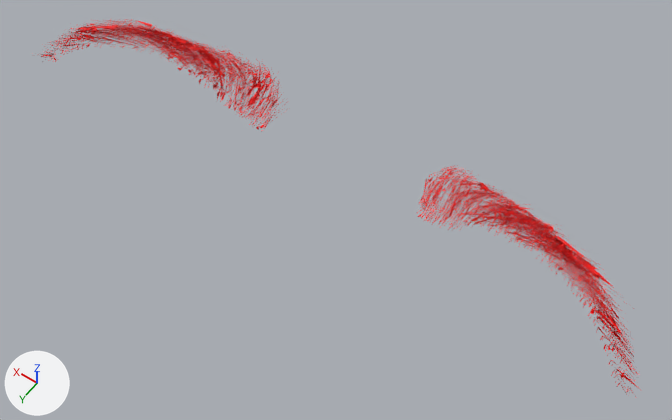
What one commit did to the glTF model tools/yekta-light/assets/heads/brows/mindfront_eyebrows_12_F.glb.
One viewpoint serves both versions: a camera (50 mm lens) standing at (-0.0766, 0.0031, 0.2049) and looking at (-0.0074, -0.0937, 0.0527). The lights are fixed; the arrows at lower left show +X, +Y and +Z. The first picture is the older version. Vertices at exactly the same position are counted once.
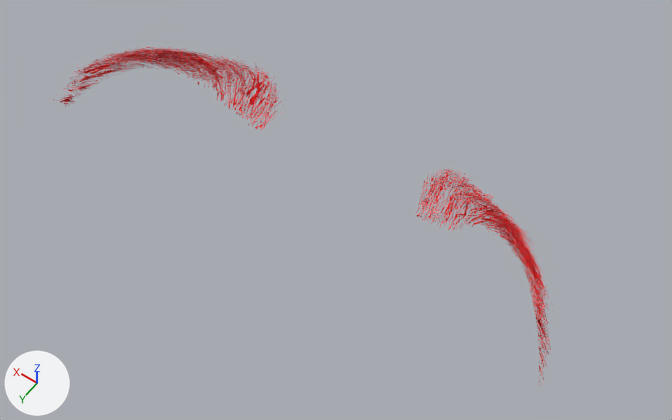
Changed parts and their boxes [x1, y1, x2, y2] in the pictures (672 x 420 px):
'Mesh_0', reshaped (16% narrower, 10% shorter): before [41, 19, 642, 397]; after [49, 46, 551, 385]
part 1 of me_mesh_0, deleted: before [41, 19, 642, 397]
part 2 of me_mesh_0, built on: before [83, 21, 288, 129]; after [49, 46, 283, 129]
part 3 of me_mesh_0, reshaped: before [417, 165, 617, 323]; after [416, 169, 551, 385]

What changed in the scene script:
```text
Change me_mesh_0:
    used by ob_mesh_0; location = (0.0, 0.0, 0.0)
    remove me_mesh_0.from_pydata(...)  # 21608 vertices, 31293 faces; spans x -0.077..0.078, y -0.113..-0.089, z 0.05..0.067
    add me_mesh_0.from_pydata(...)  # 21594 vertices, 31284 faces; spans x -0.061..0.063, y -0.112..-0.081, z 0.05..0.067
    me_mesh_0 part 1: 872 loose pieces with 9584 vertices, spanning x -0.077..0.078, y -0.111..-0.089, z 0.05..0.067, are deleted
    me_mesh_0 part 2: 772 vertices moved within x 0.019..0.045, y -0.111..-0.102, z 0.051..0.064; 3501 vertices removed from x 0.017..0.068, y -0.113..-0.099, z 0.05..0.065; 8315 vertices added at x 0.017..0.063, y -0.112..-0.081, z 0.051..0.066
    me_mesh_0 part 3: 721 vertices moved within x -0.044..-0.02, y -0.111..-0.102, z 0.051..0.065; 3352 vertices removed from x -0.067..-0.019, y -0.113..-0.097, z 0.05..0.066; 8097 vertices added at x -0.061..-0.019, y -0.111..-0.082, z 0.051..0.067
    other edits to the shape of me_mesh_0 do not show in these pictures
```
